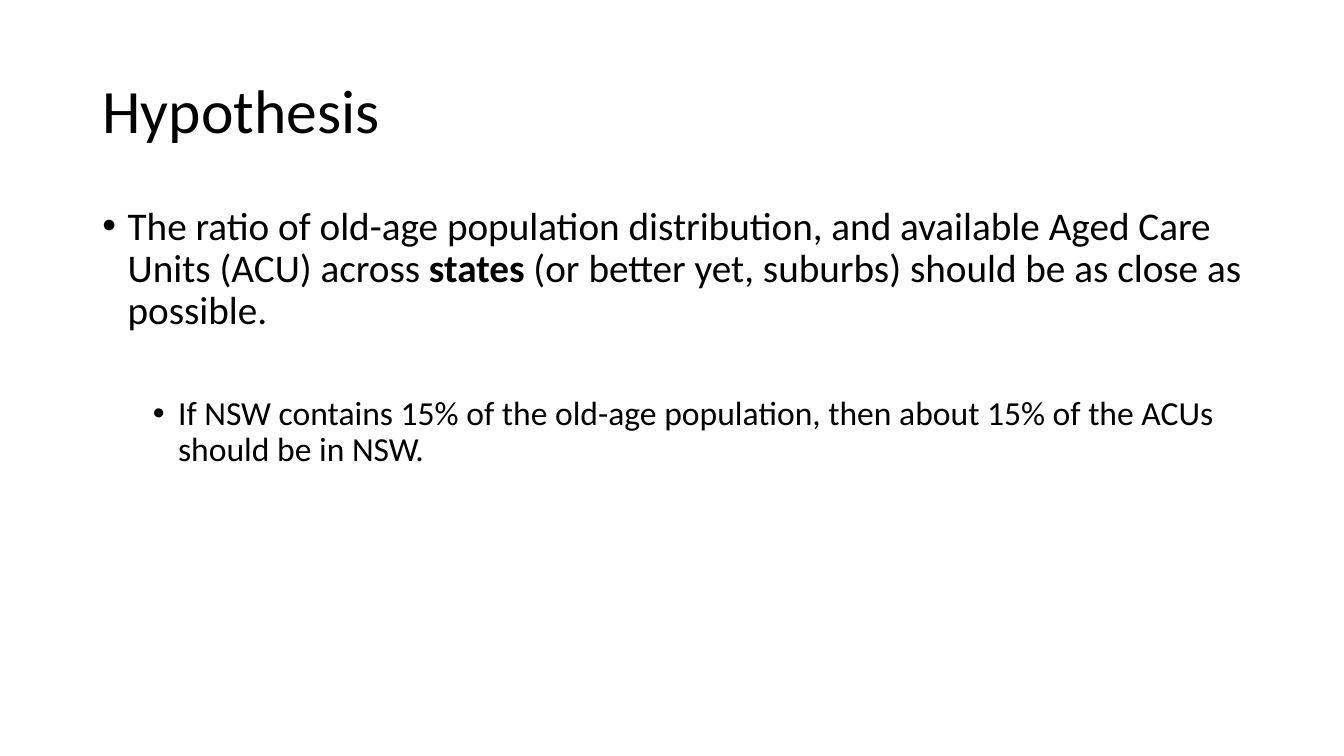
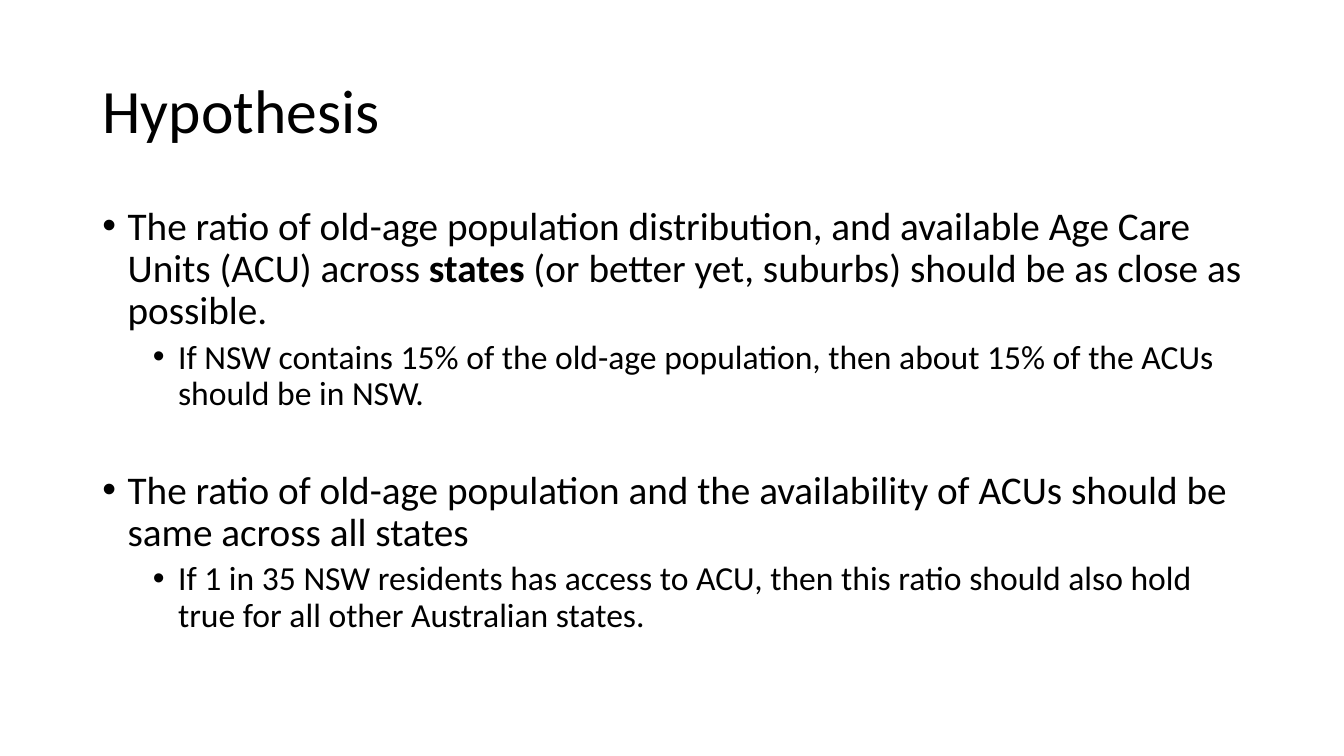
Before and after one commit to vdencarnacion/probset, a slide deck: slide 4 of final_presentation.pptx (slide 2 before the commit). Drawn at 1344x756 pixels with LibreOffice and Linux fonts; fonts in the diff are those of the drawing. Boxes give left, top, right and bottom in pixels: in the first picture for what was removed or moved away, otherwise in the second. Text is boxed around its words. In the diff, an @@ line names an element or a change of style, - is before the commit and + after.

```diff
--- a/final_presentation.pptx
+++ b/final_presentation.pptx
@@ text at bbox=[128, 212, 1241, 331]: text changed @@
-• The ratio of old-age population distribution, and available Aged Care Units (ACU) across states (or better yet, suburbs) should be as close as possible.
+• The ratio of old-age population distribution, and available Age Care Units (ACU) across states (or better yet, suburbs) should be as close as possible.
@@ text at bbox=[128, 476, 1227, 628]: paragraphs added @@
+• The ratio of old-age population and the availability of ACUs should be same across all states
+  • If 1 in 35 NSW residents has access to ACU, then this ratio should also hold true for all other Australian states.
```
Also in this commit, not shown: 7 slides added, 2 slides removed, 2 other files.
